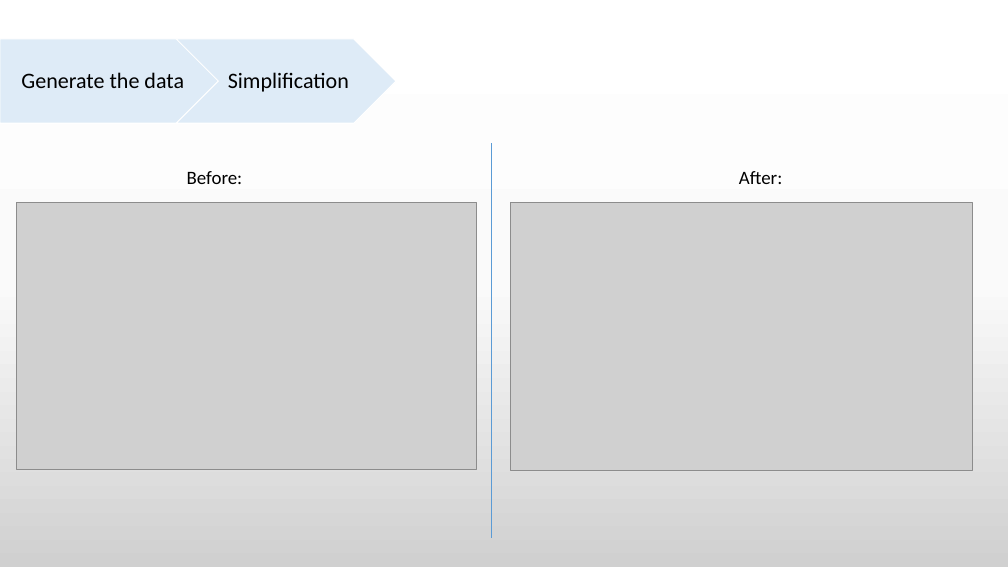
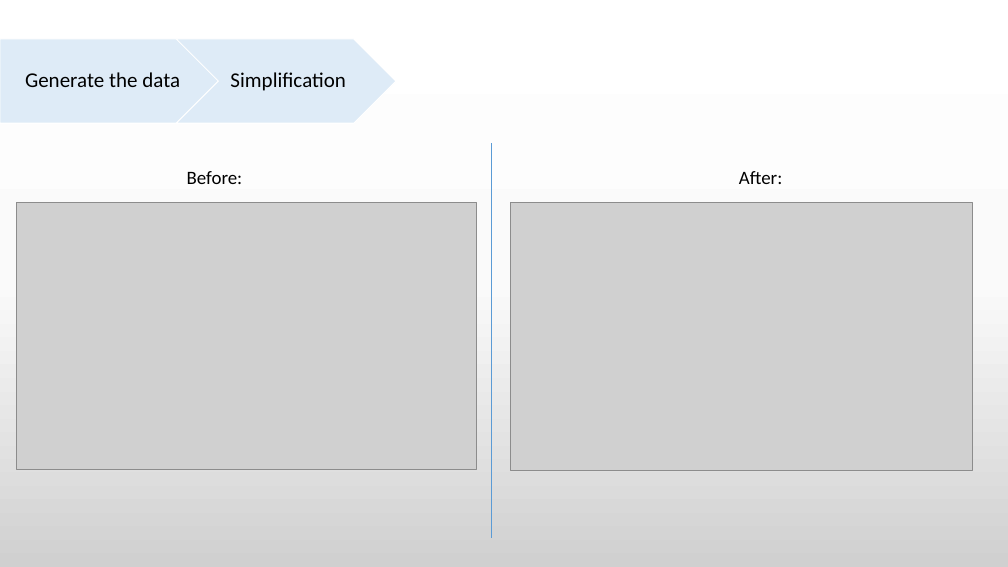
Before and after one commit to PS8-ItineraireOptimal/Documentation, a slide deck: slide 4 of presentation/Modifs_Yves.pptx. Drawn at 1008x567 pixels with LibreOffice and Linux fonts; fonts in the diff are those of the drawing; grey boxes stand for pictures. Boxes give left, top, right and bottom in pixels: in the first picture for what was removed or moved away, otherwise in the second. Text is boxed around its words. In the diff, an @@ line names an element or a change of style, - is before the commit and + after.

```diff
--- a/presentation/Modifs_Yves.pptx
+++ b/presentation/Modifs_Yves.pptx
@@ text "Generate the data" at (25,72,180,87): size 21 to 20 pt @@
@@ text "Simplification" at (230,72,346,91): size 21 to 20 pt @@
```
Also in this commit, not shown: 6 other slides changed, 1 slide added, 5 other files.
